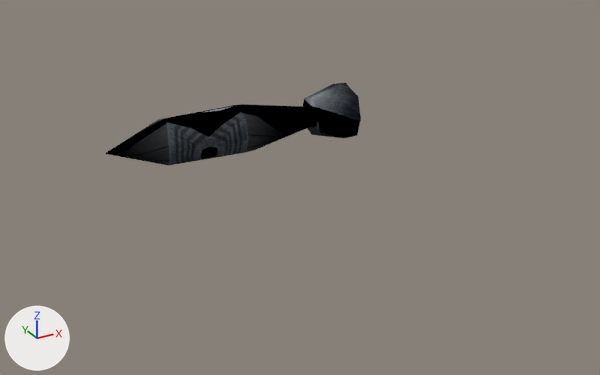
The Blender file Assets/Models/rocket.blend: old version first, new version second.
One viewpoint serves both versions: a 50 mm camera at (-18.5, -36.3, 14.2) aimed at (0.5, -1.7, -3.1). The axes (+X, +Y, +Z) are drawn at lower left. The lights are the same throughout.

The first picture shows 'Rocket'.
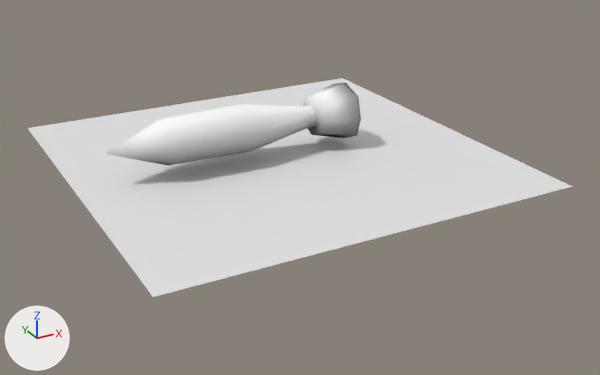
Changed parts and their boxes (x1, y1, x2, y2) in the pictures (600 x 375 px):
'Плоскость', added
    after: (28, 78, 573, 297)
'Rocket', surface changed (black to white)
    both: (105, 83, 361, 166)
part 1 of me_rocket, added
    after: (105, 83, 361, 166)
part 2 of me_rocket, surface changed (grey to white)
    before: (105, 83, 361, 166)
    after: (106, 83, 343, 153)

Edits to the bpy script that builds the scene:
```text
Add img_rocket_1024x1024_png_001:
    img_rocket_1024x1024_png_001 = load_image('Rocket 1024x1024.png.001', '../Textures/Rocket occlusion1024x1024.png', 1024, 1024, 'sRGB')
Change mat_rocket:
    mat_rocket.texture: img_rocket -> img_rocket_1024x1024_png_001
Change me_rocket:
    used by ob_rocket; location = (0.0, 0.0, 0.0)
    remove me_rocket.from_pydata(...)  # 32 vertices, 28 faces; spans x -9.03..4.16, y 0.0..1.62, z -1.59..1.56
    add me_rocket.from_pydata(...)  # 50 vertices, 56 faces; spans x -9.03..4.16, y -1.62..1.62, z -1.59..1.56
    me_rocket part 1
    18 vertices are added at x -5.95..4.16, y -1.62..-0.51, z -1.01..1.14
    28 new faces join them
    me_rocket part 2: 28 kept faces spanning x -9.03..4.16, y 0.0..1.62, z -1.59..1.56 get new texture (UV) coordinates
Add me_плоскость:
    me_плоскость.from_pydata([(-10.5, -10.5, 0.0), (10.5, -10.5, 0.0), (-10.5, 10.5, 0.0), (10.5, 10.5, 0.0)], [], [(0, 1, 3, 2)])
Change ob_rocket:
    remove _m = ob_rocket.modifiers.new('Симметрия', 'MIRROR')
    remove _m.use_axis = (False, True, False)
Add ob_плоскость:
    ob_плоскость = bpy.data.objects.new('Плоскость', me_плоскость)
    ob_плоскость.location = (0.0, 0.0, -1.77)
```
